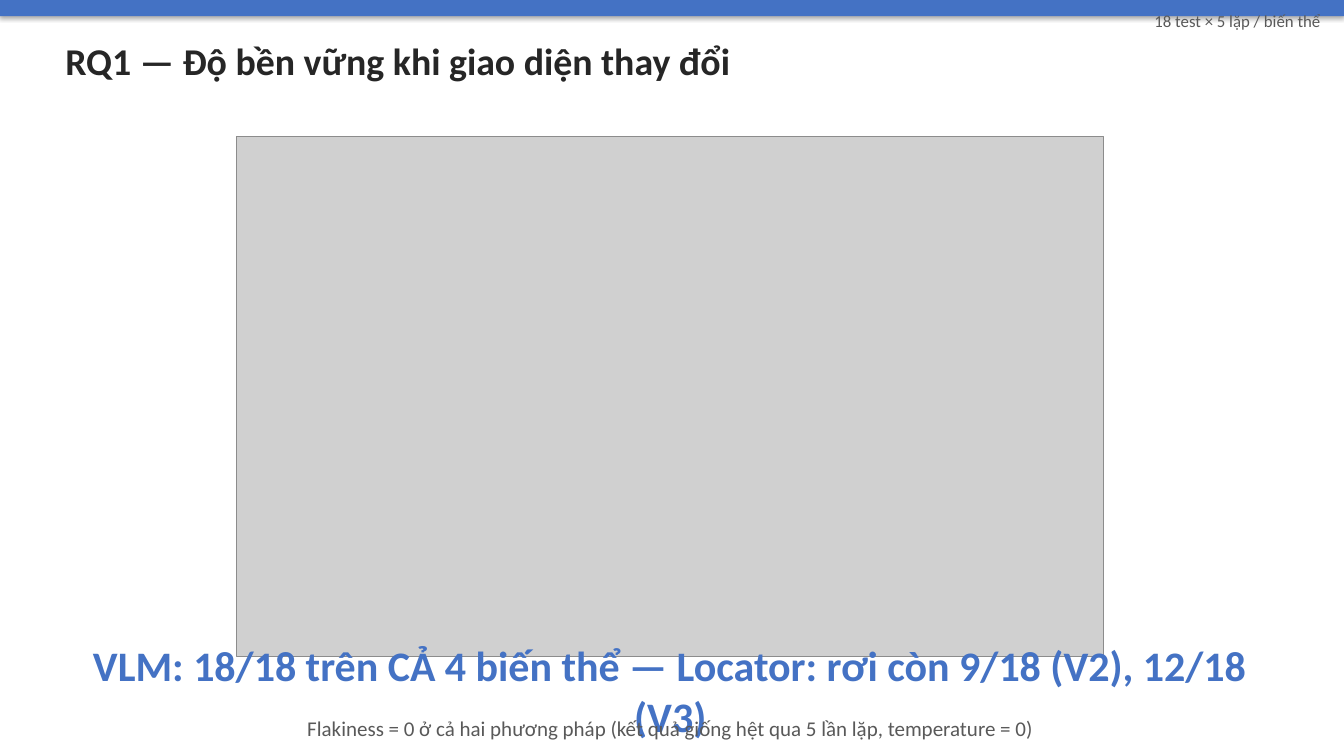
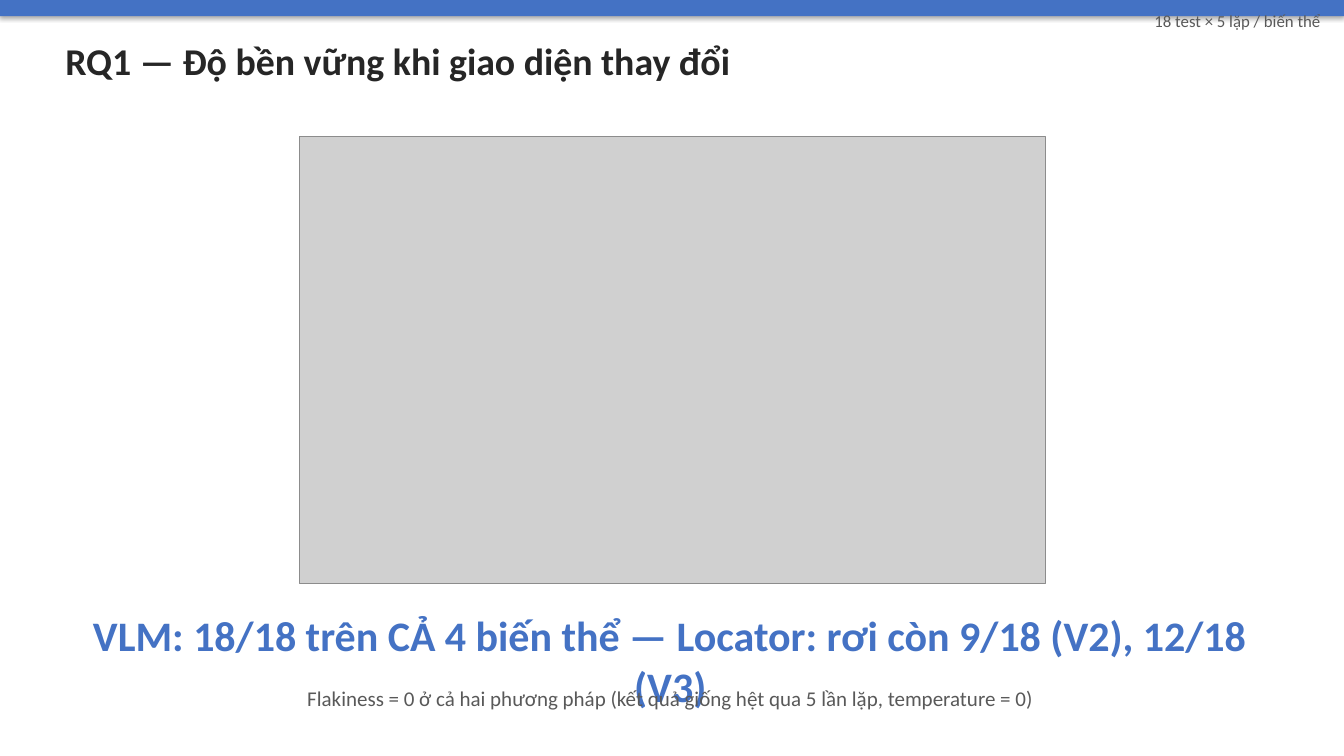
Before and after one commit to cpk/doanai, a slide deck: slide 8 of docs/bao-cao/slide-bao-ve.pptx. Drawn at 1344x756 pixels with LibreOffice and Linux fonts; fonts in the diff are those of the drawing; grey boxes stand for pictures. Boxes give left, top, right and bottom in pixels: in the first picture for what was removed or moved away, otherwise in the second. Text is boxed around its words. In the diff, an @@ line names an element or a change of style, - is before the commit and + after.

```diff
--- a/docs/bao-cao/slide-bao-ve.pptx
+++ b/docs/bao-cao/slide-bao-ve.pptx
@@ picture: place and size @@
-picture at <box>237,136,1104,656</box>
+picture at <box>299,136,1046,584</box>
@@ text "VLM: 18/18 trên CẢ 4 ...": place and size @@
-text "VLM: 18/18 trên CẢ 4 ..." at <box>93,647,1246,740</box>
+text "VLM: 18/18 trên CẢ 4 ..." at <box>93,617,1246,710</box>
@@ text "Flakiness = 0 ở cả ...": place and size @@
-text "Flakiness = 0 ở cả ..." at <box>307,719,1032,740</box>
+text "Flakiness = 0 ở cả ..." at <box>307,688,1032,710</box>
```
Also in this commit, not shown: 6 other slides changed, 3 other files.
